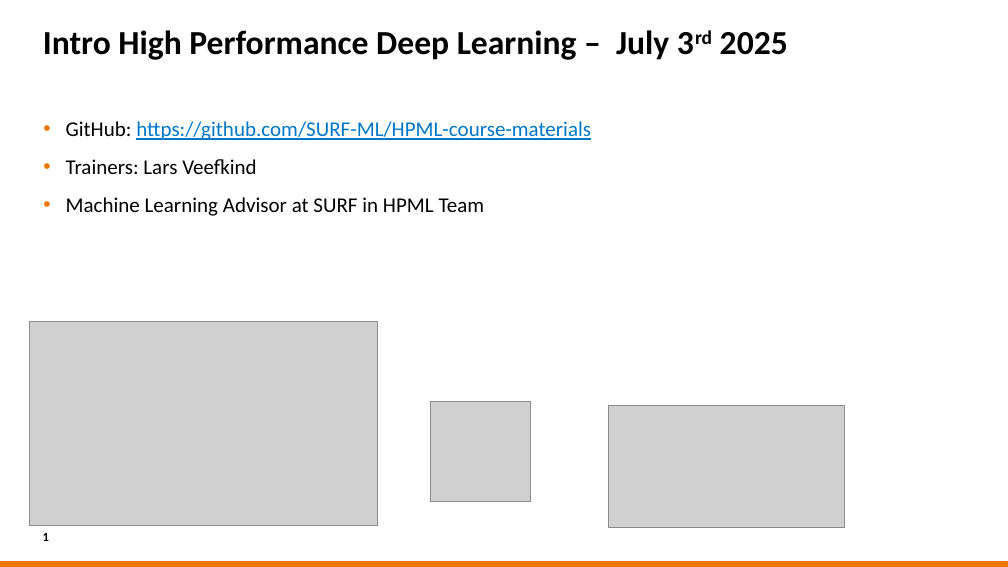
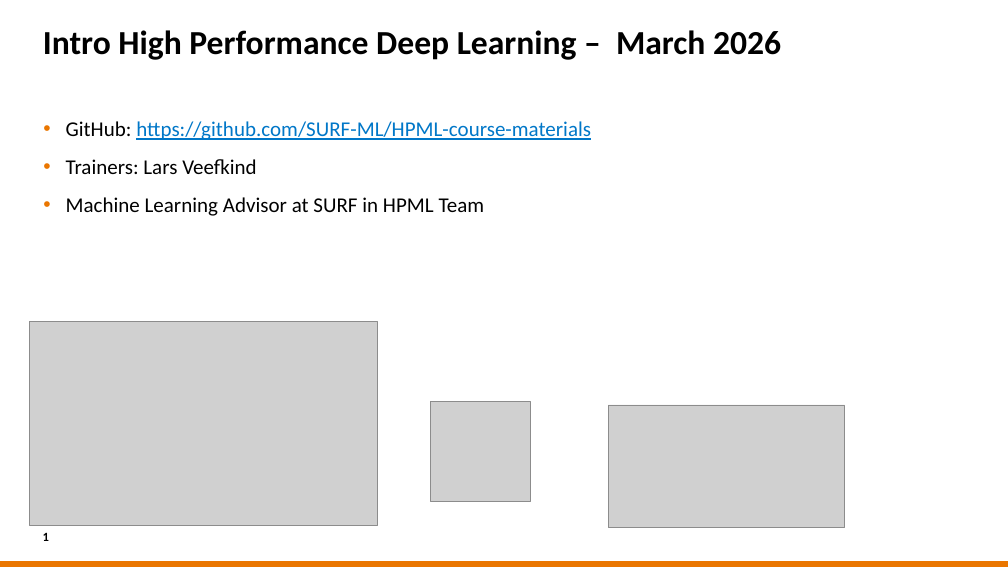
Before and after one commit to sara-nl/HPML-course-materials, a slide deck: slide 1 of Day1/slides/EuroHPC_HPML_welcome.pptx. Drawn at 1008x567 pixels with LibreOffice and Linux fonts; fonts in the diff are those of the drawing; grey boxes stand for pictures; background and template pictures are left out. Boxes give left, top, right and bottom in pixels: in the first picture for what was removed or moved away, otherwise in the second. Text is boxed around its words. In the diff, an @@ line names an element or a change of style, - is before the commit and + after.

```diff
--- a/Day1/slides/EuroHPC_HPML_welcome.pptx
+++ b/Day1/slides/EuroHPC_HPML_welcome.pptx
@@ title at <box>43,30,781,60</box>: text changed @@
-Intro High Performance Deep Learning – July 3rd 2025
+Intro High Performance Deep Learning – March 2026
```
Also in this commit, not shown: 3 other slides changed, 1 other file.
